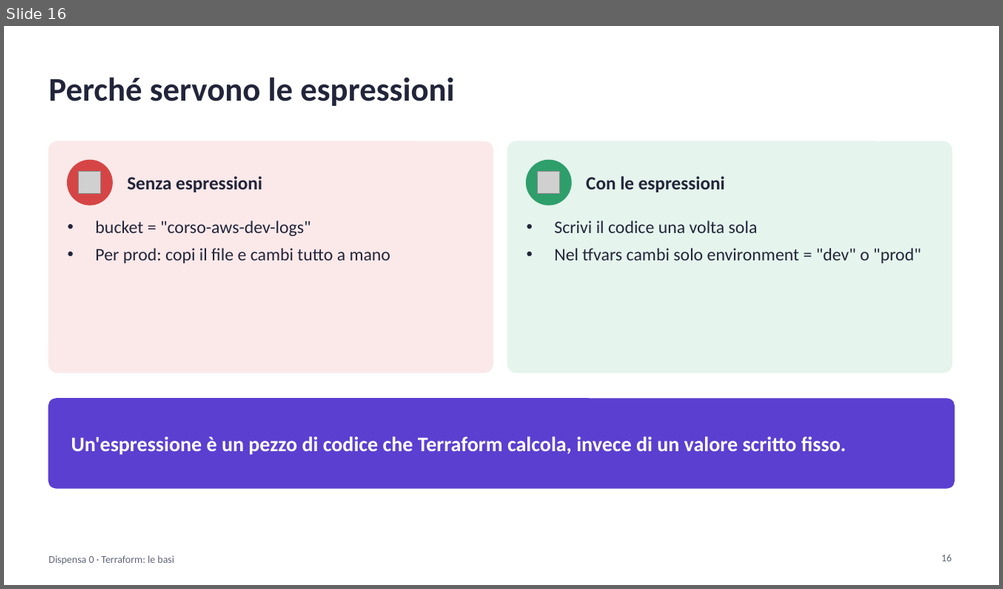
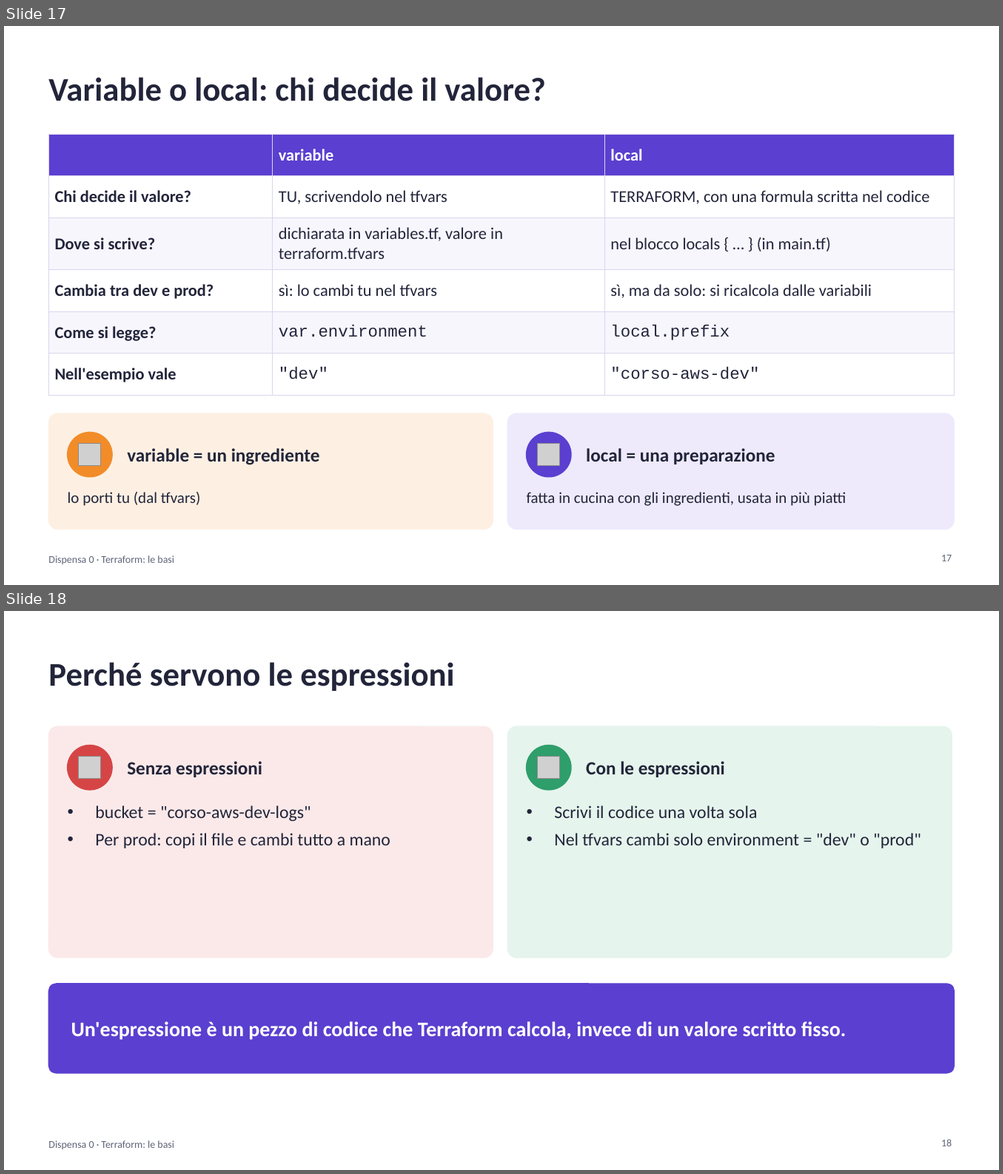
Before and after one commit to cereZ23/aws, a slide deck: slide/slide-0-terraform.pptx. Shown one above the other, each under a label of ours: slide 16 before the commit, slides 17 and 18 after it. The pictures are 1003x589 and 1003x1174 pixels, drawn with LibreOffice and Linux fonts; fonts in the diff are those of the drawing; grey boxes stand for pictures. Boxes give left, top, right and bottom in pixels: in the first picture for what was removed or moved away, otherwise in the second. Text is boxed around its words. In the diff, an @@ line names an element or a change of style, - is before the commit and + after.

Commit message:
Lezione 0: locals spiegati con esempio e confronto con variable (slide e dispensa)

```diff
--- a/slide/slide-0-terraform.pptx
+++ b/slide/slide-0-terraform.pptx
@@ slide 17 added at box(4, 26, 999, 585), background #FFFFFF @@
@@ text added at box(48, 77, 545, 101), 32 pt, text #22253A, bold @@
+Variable o local: chi decide il valore?
@@ table added at box(48, 134, 954, 386), 6 rows, 3 columns @@
+ | variable | local
+Chi decide il valore? | TU, scrivendolo nel tfvars | TERRAFORM, con una formula scritta nel codice
+Dove si scrive? | dichiarata in variables.tf, valore in terraform.tfvars | nel blocco locals { … } (in main.tf)
+Cambia tra dev e prod? | sì: lo cambi tu nel tfvars | sì, ma da solo: si ricalcola dalle variabili
+Come si legge? | var.environment | local.prefix
+Nell'esempio vale | "dev" | "corso-aws-dev"
@@ rounded rectangle added at box(48, 414, 492, 530), fill #FDF0E3, outline #FDF0E3 1 pt @@
@@ rounded rectangle added at box(508, 414, 954, 530), fill #EEEAFB, outline #EEEAFB 1 pt @@
@@ ellipse added at box(68, 432, 112, 477), fill #F28C28, outline #F28C28 1 pt @@
@@ picture added at box(79, 444, 101, 466) @@
@@ ellipse added at box(526, 432, 571, 477), fill #5B3FD0, outline #5B3FD0 1 pt @@
@@ picture added at box(538, 444, 560, 466) @@
@@ text added at box(127, 449, 320, 466), 18 pt, text #22253A, bold @@
+variable = un ingrediente
@@ text added at box(586, 449, 775, 465), 18 pt, text #22253A, bold @@
+local = una preparazione
@@ text added at box(68, 492, 201, 506), 15 pt, text #22253A @@
+lo porti tu (dal tfvars)
@@ text added at box(526, 492, 846, 506), 15 pt, text #22253A @@
+fatta in cucina con gli ingredienti, usata in più piatti
@@ text added at box(48, 556, 174, 565), 10 pt, text #5F6478 @@
+Dispensa 0 · Terraform: le basi
@@ page number added at box(941, 555, 951, 562), 10 pt, text #5F6478 @@
+17
@@ what was slide 16 is now slide 18 @@
@@ page number at box(941, 1139, 951, 1147): text changed @@
-16
+18
```
Also in this commit, not shown: 2 slides changed, 1 other slide added, 1 other file.
